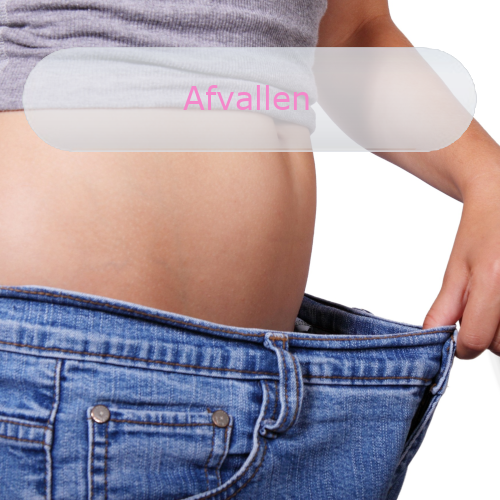
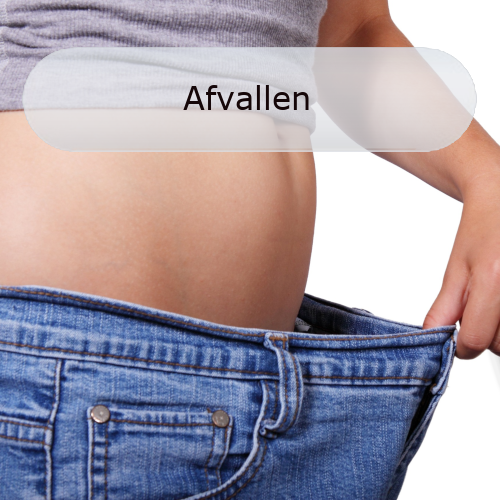
Before/after of a 500 x 500 layered artwork. What changed in the layer stack:
painted on "Afvallen" over [183, 85, 309, 110]
